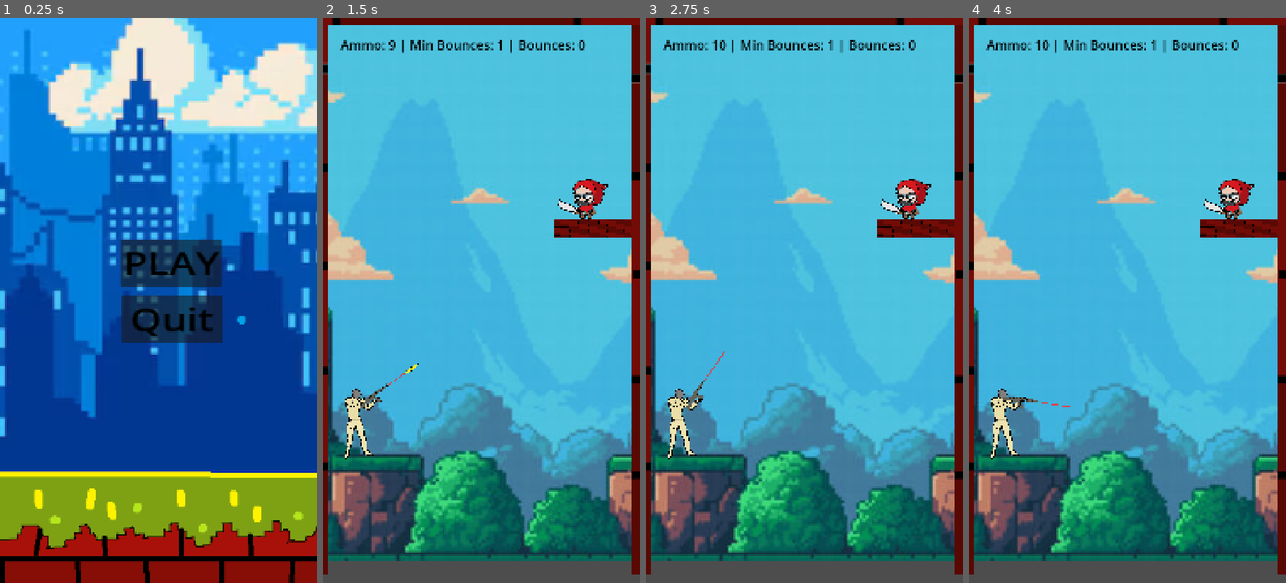
Above: before the commit, frames 1-4 (left to right).
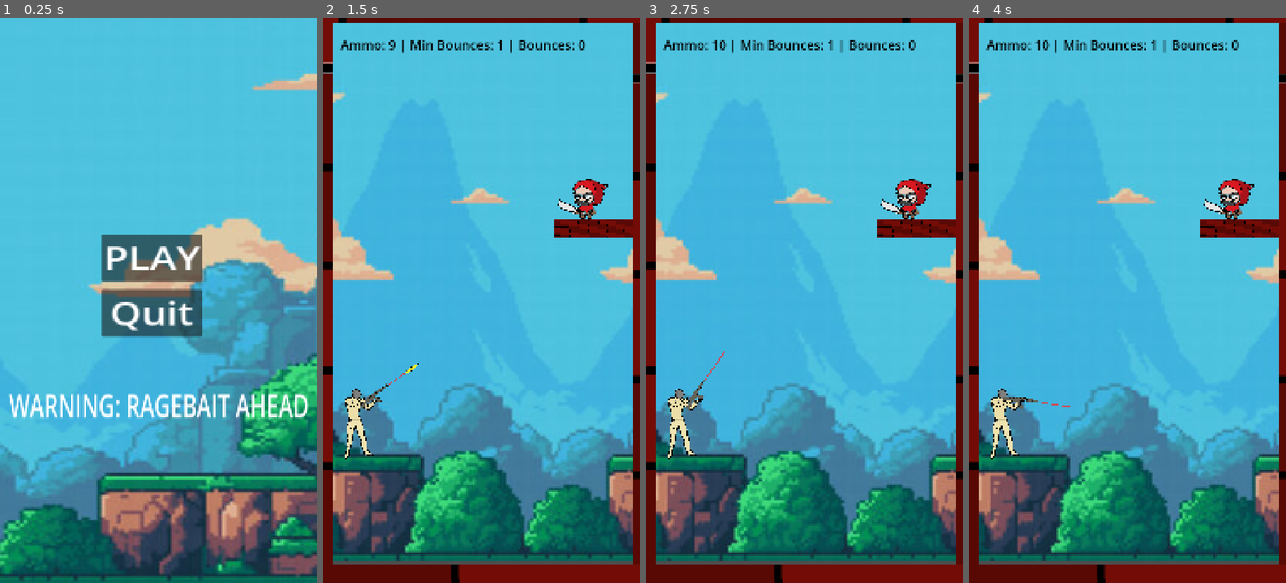
Above: after the commit, the same moments.

Repository: imdevanshrajesh/ragebait-wizardry
Game: Godot game, scene res://main_menu.tscn
Two runs of this game, one before a commit and one after it. Both use one fixed random seed, a clock stepped at 60 frames per second and the inputs below.
Inputs (mouse positions are in pixels of both pictures, inside the frame that each line leads up to):
- Up to frame 1 (0.25 s): no input
- Up to frame 2 (1.5 s): click "PLAY" at 0.5 s; tap Enter at 1.25 s; move the mouse to (551, 272) at 1.27 s; click (551, 272) at 1.35 s
- Up to frame 3 (2.75 s): tap Space at 2 s; move the mouse to (741, 328) at 2.02 s; tap R at 2.1 s
- Up to frame 4 (4 s): tap Enter at 2.75 s; move the mouse to (1159, 176) at 2.77 s; click (1159, 176) at 2.85 s; move the mouse to (1111, 413) at 3.52 s; tap R at 3.6 s

The runs differ from the first frame. In frame 1, 99% of the frame differs, in the area x 0-100%, y 0-100%; in frame 2, 5.6%; in frame 3, 5.6%; in frame 4, 5.6%.

Commit message:
Final Before SFX

Diff:
--- a/bounce-back/level_1.tscn
+++ b/bounce-back/level_1.tscn
@@ -66,6 +66,12 @@
 [sub_resource type="RectangleShape2D" id="RectangleShape2D_p1rdq"]
 size = Vector2(1189, 710)
 
+[sub_resource type="RectangleShape2D" id="RectangleShape2D_ihfcg"]
+size = Vector2(290.5, 309)
+
+[sub_resource type="RectangleShape2D" id="RectangleShape2D_rka8t"]
+size = Vector2(1189, 710)
+
 [node name="Level1" type="Node2D" unique_id=832187486]
 script = SubResource("GDScript_ootpb")
 
@@ -103,7 +109,7 @@
 scale = Vector2(0.84284097, 0.8248574)
 
 [node name="Wall" type="StaticBody2D" parent="." unique_id=233863487 groups=["walls"]]
-position = Vector2(-229, -940)
+position = Vector2(-217.00002, -941)
 scale = Vector2(3.4073052, 3.4073052)
 
 [node name="Sprite2D" type="Sprite2D" parent="Wall" unique_id=1259656115]
@@ -127,7 +133,7 @@
 shape = SubResource("RectangleShape2D_p1rdq")
 
 [node name="Wall2" type="StaticBody2D" parent="." unique_id=1259772968 groups=["walls"]]
-position = Vector2(4831, -941)
+position = Vector2(4834, -941)
 scale = Vector2(3.4073052, 3.4073052)
 
 [node name="Sprite2D" type="Sprite2D" parent="Wall2" unique_id=1301434531]
@@ -139,7 +145,7 @@
 shape = SubResource("RectangleShape2D_p1rdq")
 
 [node name="Wall4" type="StaticBody2D" parent="." unique_id=1491327045 groups=["walls"]]
-position = Vector2(2138, -2806)
+position = Vector2(2157, -2816)
 scale = Vector2(3.4073052, 3.4073052)
 
 [node name="Sprite2D" type="Sprite2D" parent="Wall4" unique_id=1578205383]
@@ -149,3 +155,21 @@
 [node name="CollisionShape2D" type="CollisionShape2D" parent="Wall4" unique_id=1987252304]
 position = Vector2(-525.04834, 480.43832)
 shape = SubResource("RectangleShape2D_p1rdq")
+
+[node name="Area2D" type="Area2D" parent="." unique_id=1292462305]
+
+[node name="CollisionShape2D" type="CollisionShape2D" parent="Area2D" unique_id=895794237]
+position = Vector2(187, 1653)
+shape = SubResource("RectangleShape2D_ihfcg")
+
+[node name="Wall5" type="StaticBody2D" parent="." unique_id=207606176 groups=["walls"]]
+position = Vector2(2592, 1344)
+scale = Vector2(3.4073052, 3.4073052)
+
+[node name="Sprite2D" type="Sprite2D" parent="Wall5" unique_id=262686489]
+position = Vector2(-518, 491)
+texture = ExtResource("4_ihfcg")
+
+[node name="CollisionShape2D" type="CollisionShape2D" parent="Wall5" unique_id=1393073969]
+position = Vector2(-516.5, 502)
+shape = SubResource("RectangleShape2D_rka8t")
--- a/bounce-back/level_2.tscn
+++ b/bounce-back/level_2.tscn
@@ -66,6 +66,12 @@
 [sub_resource type="RectangleShape2D" id="RectangleShape2D_p1rdq"]
 size = Vector2(1189, 710)
 
+[sub_resource type="RectangleShape2D" id="RectangleShape2D_flyhp"]
+size = Vector2(295.5, 337)
+
+[sub_resource type="RectangleShape2D" id="RectangleShape2D_1y8me"]
+size = Vector2(1189, 710)
+
 [node name="Level2" type="Node2D" unique_id=832187486]
 script = SubResource("GDScript_ootpb")
 required_bounces = 2
@@ -109,7 +115,7 @@
 text = "WIN"
 
 [node name="Wall" type="StaticBody2D" parent="." unique_id=233863487 groups=["walls"]]
-position = Vector2(-248, -1003)
+position = Vector2(-236, -1000)
 scale = Vector2(3.4073052, 3.4073052)
 
 [node name="Sprite2D" type="Sprite2D" parent="Wall" unique_id=1259656115]
@@ -157,7 +163,7 @@
 shape = SubResource("RectangleShape2D_p1rdq")
 
 [node name="Wall2" type="StaticBody2D" parent="." unique_id=1259772968 groups=["walls"]]
-position = Vector2(4829, -1004)
+position = Vector2(4835, -1004)
 scale = Vector2(3.4073052, 3.4073052)
 
 [node name="Sprite2D" type="Sprite2D" parent="Wall2" unique_id=1301434531]
@@ -183,3 +189,22 @@
 [node name="Player" parent="." unique_id=939501367 instance=ExtResource("3_rka8t")]
 position = Vector2(25, 1134)
 scale = Vector2(0.84284097, 0.8248574)
+
+[node name="Area2D" type="Area2D" parent="." unique_id=74674805]
+position = Vector2(162, 1509)
+
+[node name="CollisionShape2D" type="CollisionShape2D" parent="Area2D" unique_id=1748982516]
+position = Vector2(21, 149.5)
+shape = SubResource("RectangleShape2D_flyhp")
+
+[node name="Wall7" type="StaticBody2D" parent="." unique_id=1382517183 groups=["walls"]]
+position = Vector2(2458, 1333.0001)
+scale = Vector2(3.4073052, 3.4073052)
+
+[node name="Sprite2D" type="Sprite2D" parent="Wall7" unique_id=383228102]
+position = Vector2(-518, 491)
+texture = ExtResource("4_ihfcg")
+
+[node name="CollisionShape2D" type="CollisionShape2D" parent="Wall7" unique_id=1700195456]
+position = Vector2(-516.5, 502)
+shape = SubResource("RectangleShape2D_1y8me")
--- a/bounce-back/level_3.tscn
+++ b/bounce-back/level_3.tscn
@@ -22,6 +22,7 @@
 	ui.visible = true
 	label.position = Vector2(60, 60)
 	label.add_theme_font_size_override(\"font_size\", 44)
+	label.add_theme_color_override(\"font_color\", Color.BLACK)
 	if required_bounces > 1:
 		player.required_bounces = required_bounces
 
@@ -48,7 +49,7 @@
 				get_tree().change_scene_to_file(target)
 		else:
 			label.text = \"YOU BEAT THE GAME! (Press R to Replay)\"
-	elif not is_instance_valid(player):
+	elif not is_instance_valid(player) or player.is_dead:
 		label.text = \"YOU DIED! (Press R to Retry)\"
 	elif player.ammo <= 0 and get_tree().get_nodes_in_group(\"bullets\").is_empty():
 		label.text = \"OUT OF AMMO! (Press R to Retry)\"
@@ -65,6 +66,12 @@
 [sub_resource type="RectangleShape2D" id="RectangleShape2D_p1rdq"]
 size = Vector2(1189, 710)
 
+[sub_resource type="RectangleShape2D" id="RectangleShape2D_1jdk1"]
+size = Vector2(290.5, 309)
+
+[sub_resource type="RectangleShape2D" id="RectangleShape2D_j8bo8"]
+size = Vector2(1189, 710)
+
 [node name="Level3" type="Node2D" unique_id=832187486]
 script = SubResource("GDScript_ootpb")
 required_bounces = 3
@@ -182,3 +189,21 @@
 [node name="CollisionShape2D" type="CollisionShape2D" parent="Wall4" unique_id=1987252304]
 position = Vector2(-524.46136, 480.4384)
 shape = SubResource("RectangleShape2D_p1rdq")
+
+[node name="Area2D" type="Area2D" parent="." unique_id=2090236897]
+
+[node name="CollisionShape2D" type="CollisionShape2D" parent="Area2D" unique_id=1276754722]
+position = Vector2(187, 1653)
+shape = SubResource("RectangleShape2D_1jdk1")
+
+[node name="Wall3" type="StaticBody2D" parent="." unique_id=1052039239 groups=["walls"]]
+position = Vector2(2354, 1333)
+scale = Vector2(3.4073052, 3.4073052)
+
+[node name="Sprite2D" type="Sprite2D" parent="Wall3" unique_id=660408213]
+position = Vector2(-518, 491)
+texture = ExtResource("4_ihfcg")
+
+[node name="CollisionShape2D" type="CollisionShape2D" parent="Wall3" unique_id=829316729]
+position = Vector2(-516.5, 502)
+shape = SubResource("RectangleShape2D_j8bo8")
--- a/bounce-back/level_4.tscn
+++ b/bounce-back/level_4.tscn
@@ -22,6 +22,7 @@
 	ui.visible = true
 	label.position = Vector2(60, 60)
 	label.add_theme_font_size_override(\"font_size\", 44)
+	label.add_theme_color_override(\"font_color\", Color.BLACK)
 	if required_bounces > 1:
 		player.required_bounces = required_bounces
 
@@ -48,7 +49,7 @@
 				get_tree().change_scene_to_file(target)
 		else:
 			label.text = \"YOU BEAT THE GAME! (Press R to Replay)\"
-	elif not is_instance_valid(player):
+	elif not is_instance_valid(player) or player.is_dead:
 		label.text = \"YOU DIED! (Press R to Retry)\"
 	elif player.ammo <= 0 and get_tree().get_nodes_in_group(\"bullets\").is_empty():
 		label.text = \"OUT OF AMMO! (Press R to Retry)\"
@@ -65,6 +66,9 @@
 [sub_resource type="RectangleShape2D" id="RectangleShape2D_p1rdq"]
 size = Vector2(1189, 710)
 
+[sub_resource type="RectangleShape2D" id="RectangleShape2D_48hld"]
+size = Vector2(290.5, 309)
+
 [node name="Level4" type="Node2D" unique_id=832187486]
 script = SubResource("GDScript_ootpb")
 required_bounces = 3
@@ -156,7 +160,7 @@
 shape = SubResource("RectangleShape2D_p1rdq")
 
 [node name="Wall2" type="StaticBody2D" parent="." unique_id=1259772968 groups=["walls"]]
-position = Vector2(4772, -994)
+position = Vector2(4835, -990)
 scale = Vector2(3.4073052, 3.4073052)
 
 [node name="Sprite2D" type="Sprite2D" parent="Wall2" unique_id=1301434531]
@@ -164,6 +168,18 @@
 texture = ExtResource("4_ihfcg")
 
 [node name="CollisionShape2D" type="CollisionShape2D" parent="Wall2" unique_id=294859130]
+position = Vector2(-516.5, 502)
+shape = SubResource("RectangleShape2D_p1rdq")
+
+[node name="Wall3" type="StaticBody2D" parent="." unique_id=947596594 groups=["walls"]]
+position = Vector2(2354, 1333)
+scale = Vector2(3.4073052, 3.4073052)
+
+[node name="Sprite2D" type="Sprite2D" parent="Wall3" unique_id=1026157265]
+position = Vector2(-518, 491)
+texture = ExtResource("4_ihfcg")
+
+[node name="CollisionShape2D" type="CollisionShape2D" parent="Wall3" unique_id=467554480]
 position = Vector2(-516.5, 502)
 shape = SubResource("RectangleShape2D_p1rdq")
 
@@ -182,3 +198,9 @@
 [node name="Player" parent="." unique_id=939501367 instance=ExtResource("3_rka8t")]
 position = Vector2(25.000002, 1134)
 scale = Vector2(0.84284097, 0.8248574)
+
+[node name="Area2D" type="Area2D" parent="." unique_id=173443817]
+
+[node name="CollisionShape2D" type="CollisionShape2D" parent="Area2D" unique_id=2103995101]
+position = Vector2(187, 1653)
+shape = SubResource("RectangleShape2D_48hld")
--- a/bounce-back/level_5.tscn
+++ b/bounce-back/level_5.tscn
@@ -22,6 +22,7 @@
 	ui.visible = true
 	label.position = Vector2(60, 60)
 	label.add_theme_font_size_override(\"font_size\", 44)
+	label.add_theme_color_override(\"font_color\", Color.BLACK)
 	if required_bounces > 1:
 		player.required_bounces = required_bounces
 
@@ -48,7 +49,7 @@
 				get_tree().change_scene_to_file(target)
 		else:
 			label.text = \"YOU BEAT THE GAME! (Press R to Replay)\"
-	elif not is_instance_valid(player):
+	elif not is_instance_valid(player) or player.is_dead:
 		label.text = \"YOU DIED! (Press R to Retry)\"
 	elif player.ammo <= 0 and get_tree().get_nodes_in_group(\"bullets\").is_empty():
 		label.text = \"OUT OF AMMO! (Press R to Retry)\"
@@ -65,6 +66,12 @@
 [sub_resource type="RectangleShape2D" id="RectangleShape2D_p1rdq"]
 size = Vector2(1189, 710)
 
+[sub_resource type="RectangleShape2D" id="RectangleShape2D_br4so"]
+size = Vector2(290.5, 309)
+
+[sub_resource type="RectangleShape2D" id="RectangleShape2D_8ons7"]
+size = Vector2(1189, 710)
+
 [node name="Level5" type="Node2D" unique_id=832187486]
 script = SubResource("GDScript_ootpb")
 required_bounces = 3
@@ -160,12 +167,8 @@
 position = Vector2(-518, 491)
 texture = ExtResource("4_ihfcg")
 
-[node name="CollisionShape2D" type="CollisionShape2D" parent="Enemy4" unique_id=2023044338]
-position = Vector2(-513.7449, 509.93536)
-shape = SubResource("RectangleShape2D_p1rdq")
-
 [node name="Wall2" type="StaticBody2D" parent="." unique_id=1259772968 groups=["walls"]]
-position = Vector2(4819, -1002)
+position = Vector2(4838, -1002)
 scale = Vector2(3.4073052, 3.4073052)
 
 [node name="Sprite2D" type="Sprite2D" parent="Wall2" unique_id=1301434531]
@@ -187,3 +190,21 @@
 [node name="CollisionShape2D" type="CollisionShape2D" parent="Wall4" unique_id=1987252304]
 position = Vector2(-524.46136, 480.4384)
 shape = SubResource("RectangleShape2D_p1rdq")
+
+[node name="Area2D" type="Area2D" parent="." unique_id=1716584542]
+
+[node name="CollisionShape2D" type="CollisionShape2D" parent="Area2D" unique_id=2021142894]
+position = Vector2(187, 1653)
+shape = SubResource("RectangleShape2D_br4so")
+
+[node name="Wall3" type="StaticBody2D" parent="." unique_id=43553284 groups=["walls"]]
+position = Vector2(2356.0002, 1333)
+scale = Vector2(3.4073052, 3.4073052)
+
+[node name="Sprite2D" type="Sprite2D" parent="Wall3" unique_id=2073818722]
+position = Vector2(-518, 491)
+texture = ExtResource("4_ihfcg")
+
+[node name="CollisionShape2D" type="CollisionShape2D" parent="Wall3" unique_id=405672672]
+position = Vector2(-516.5, 502)
+shape = SubResource("RectangleShape2D_8ons7")
--- a/bounce-back/main_menu.gd
+++ b/bounce-back/main_menu.gd
@@ -5,8 +5,8 @@
 
 func _ready() -> void:
 	for btn in [play_button, quit_button]:
-		btn.add_theme_color_override("font_color", Color.BLACK)
-		btn.add_theme_color_override("font_hover_color", Color.BLACK)
+		btn.add_theme_color_override("font_color", Color.WHITE)
+		btn.add_theme_color_override("font_hover_color", Color.WHITE)
 		btn.add_theme_color_override("font_pressed_color", Color.BLACK)
 		btn.add_theme_color_override("font_focus_color", Color.BLACK)
 	play_button.pressed.connect(_on_play_pressed)
--- a/bounce-back/main_menu.tscn
+++ b/bounce-back/main_menu.tscn
@@ -1,7 +1,7 @@
 [gd_scene format=3 uid="uid://d2sn322yigdtv"]
 
 [ext_resource type="Script" uid="uid://dm5yyhpaxfdp6" path="res://main_menu.gd" id="1_7vrkn"]
-[ext_resource type="Texture2D" uid="uid://cgrwdn8m1wsvr" path="res://Bgs/bg.png" id="2_fu7sn"]
+[ext_resource type="Texture2D" uid="uid://3avc5jh4dflo" path="res://Bgs/bg2.png" id="2_7vrkn"]
 
 [node name="MainMenu" type="Control" unique_id=921526752]
 layout_mode = 3
@@ -14,30 +14,41 @@
 
 [node name="TextureRect" type="TextureRect" parent="." unique_id=1158104365]
 layout_mode = 0
-offset_left = -1441.0
+offset_left = -1432.0
 offset_top = -2.0
-offset_right = -243.0
+offset_right = -234.0
 offset_bottom = 541.0
 scale = Vector2(3.5418756, 3.5418756)
-texture = ExtResource("2_fu7sn")
+texture = ExtResource("2_7vrkn")
 
 [node name="PlayButton" type="Button" parent="TextureRect" unique_id=569933213]
 layout_mode = 0
-offset_left = 523.1691
-offset_top = 213.1639
-offset_right = 705.1691
-offset_bottom = 320.16388
+offset_left = 501.71158
+offset_top = 208.36418
+offset_right = 683.71155
+offset_bottom = 315.3642
 scale = Vector2(0.5332939, 0.42332256)
 theme_override_font_sizes/font_size = 72
 text = "PLAY"
 
 [node name="QuitButton" type="Button" parent="TextureRect" unique_id=101157460]
 layout_mode = 0
-offset_left = 523.7339
-offset_top = 266.8078
-offset_right = 705.7339
-offset_bottom = 373.8078
+offset_left = 502.27628
+offset_top = 260.8787
+offset_right = 684.27625
+offset_bottom = 367.8787
 scale = Vector2(0.5332939, 0.42332256)
 theme_override_font_sizes/font_size = 72
 text = "Quit
 "
+
+[node name="Label" type="Label" parent="." unique_id=984969878]
+layout_mode = 0
+offset_left = 31.0
+offset_top = 1241.0
+offset_right = 1022.0
+offset_bottom = 1442.0
+scale = Vector2(1.0303288, 1.5239961)
+theme_override_font_sizes/font_size = 72
+text = "WARNING: RAGEBAIT AHEAD
+"
